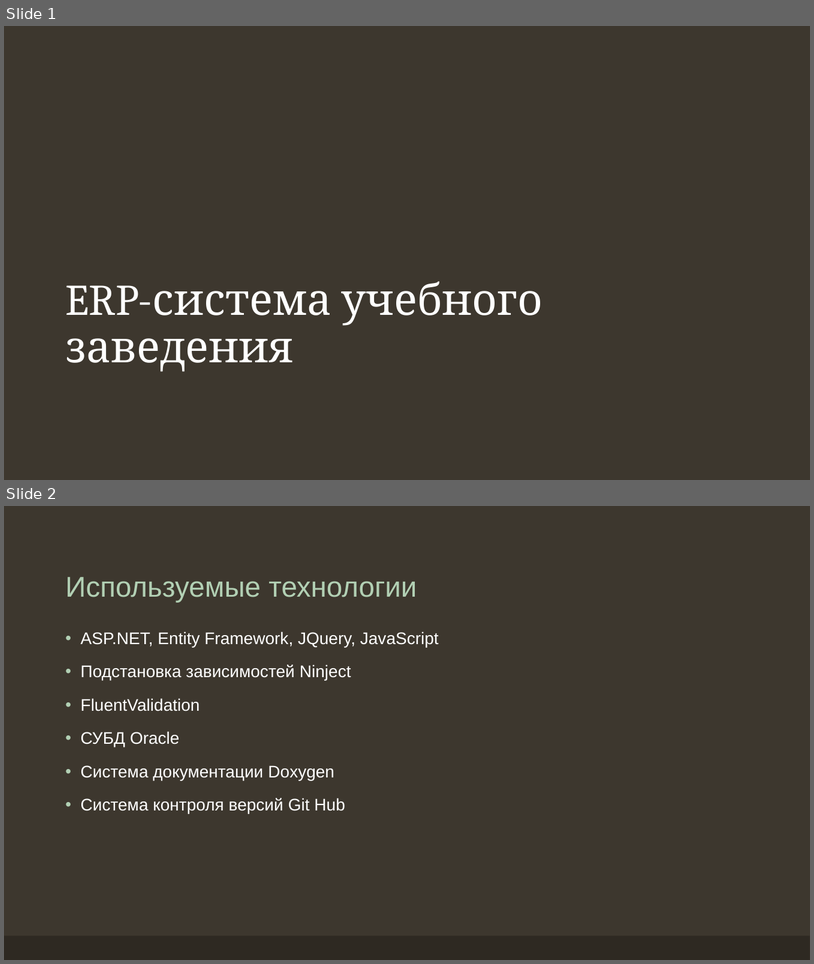
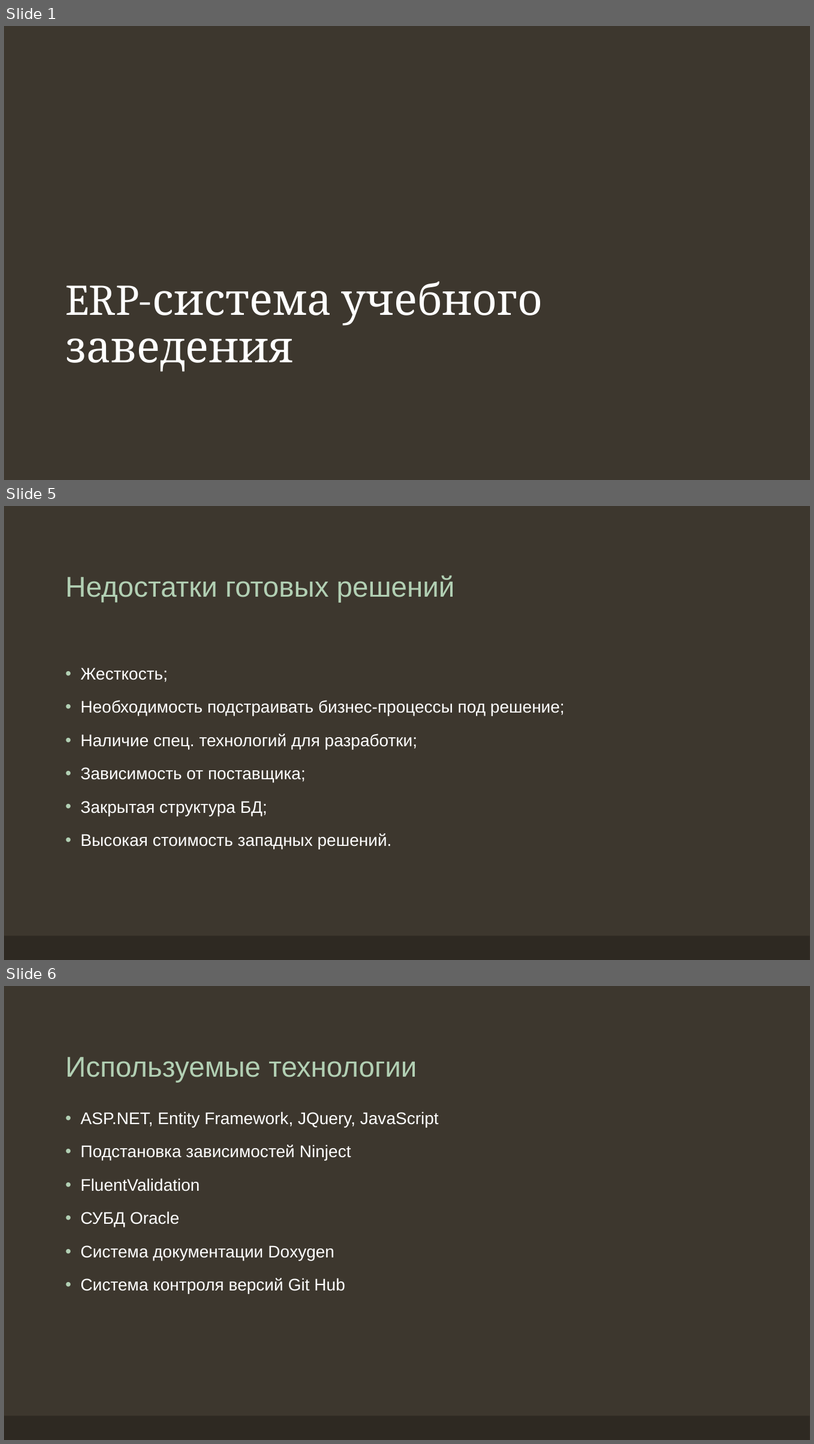
Before and after one commit to Paul-Brustinov/InStudyAsp, a slide deck: Doc/ERP-система учебного заведения.pptx. Shown one above the other, each under a label of ours: slides 1 and 2 before the commit, slides 1, 5 and 6 after it; the slides between them are not shown. The pictures are 814x964 and 814x1444 pixels, drawn with LibreOffice and Linux fonts; fonts in the diff are those of the drawing; background and template pictures are left out. Boxes give left, top, right and bottom in pixels: in the first picture for what was removed or moved away, otherwise in the second. Text is boxed around its words. In the diff, an @@ line names an element or a change of style, - is before the commit and + after.

```diff
--- a/Doc/ERP-система учебного заведения.pptx
+++ b/Doc/ERP-система учебного заведения.pptx
@@ slide 5 added at (4,506,810,960), background #3D372E; not listed: 1 template element that a slide beside it also shows @@
@@ title added at (65,575,455,602), 34 pt, text #B2D0B4 @@
+Недостатки готовых решений
@@ text added at (81,667,565,849), 20 pt, text #FFFFFF @@
+• Жесткость;
+• Необходимость подстраивать бизнес-процессы под решение;
+• Наличие спец. технологий для разработки;
+• Зависимость от поставщика;
+• Закрытая структура БД;
+• Высокая стоимость западных решений.
@@ what was slide 2 is now slide 6 @@
```
Also in this commit, not shown: 1 slide changed, 10 other slides added, 9 slides removed, 1 other file.
